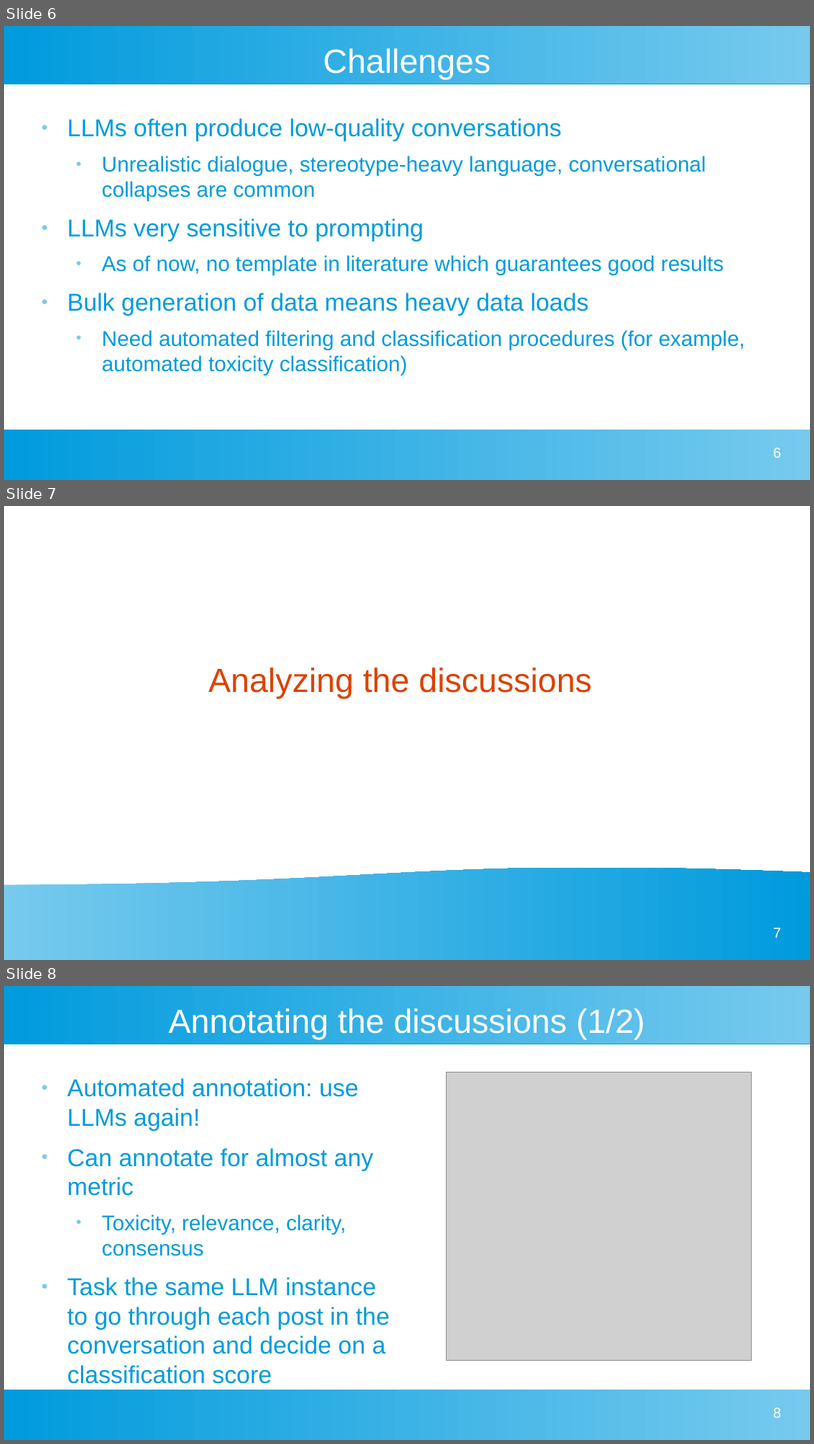
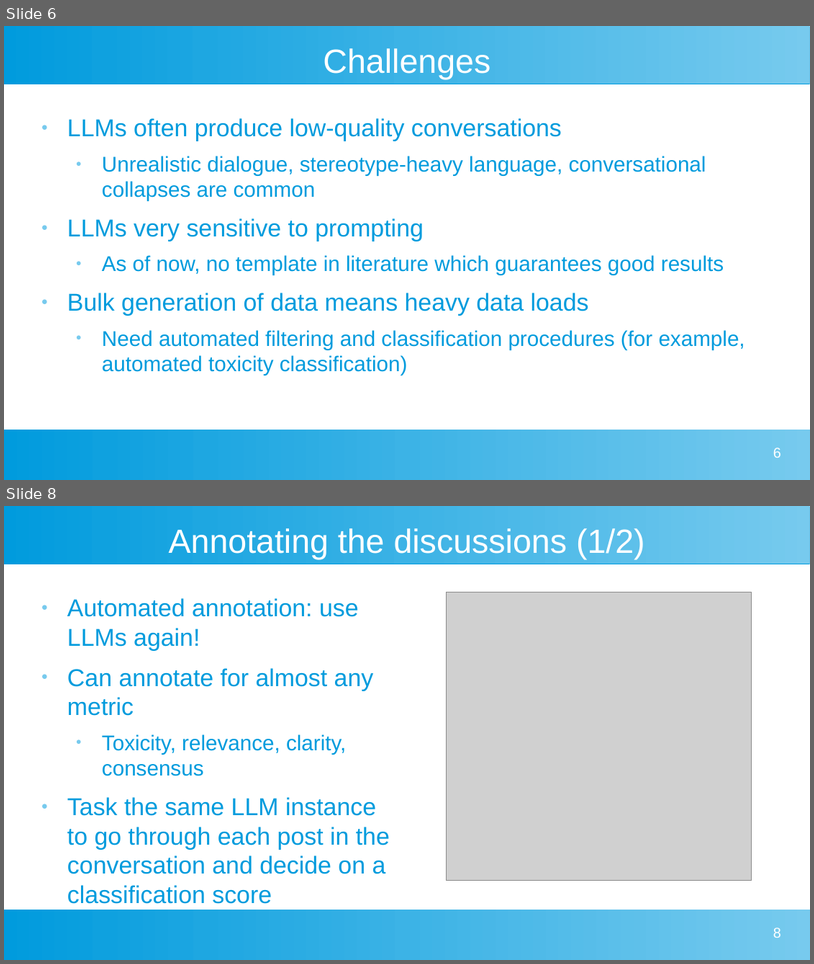
Before and after one commit to dimits-ts/llm_moderation_research, a slide deck: presentations/project_goals.odp. Shown one above the other, each under a label of ours: slides 6, 7 and 8 before the commit, slides 6 and 8 after it; the slides between them are not shown. The pictures are 814x1444 and 814x964 pixels, drawn with LibreOffice and Linux fonts; fonts in the diff are those of the drawing; grey boxes stand for pictures. Boxes give left, top, right and bottom in pixels: in the first picture for what was removed or moved away, otherwise in the second. Text is boxed around its words. In the diff, an @@ line names an element or a change of style, - is before the commit and + after.

```diff
--- a/presentations/project_goals.odp
+++ b/presentations/project_goals.odp
@@ slide 7 removed at (x1=4, y1=506, x2=810, y2=960), background #FFFFFF @@
@@ title removed at (x1=208, y1=667, x2=592, y2=698) @@
-Analyzing the discussions
@@ flow chart document removed at (x1=4, y1=866, x2=810, y2=960) @@
@@ page number removed at (x1=774, y1=927, x2=782, y2=937) @@
-7
```
Also in this commit, not shown: 2 slides changed, 8 slides added, 2 other slides removed, 2 other files.
